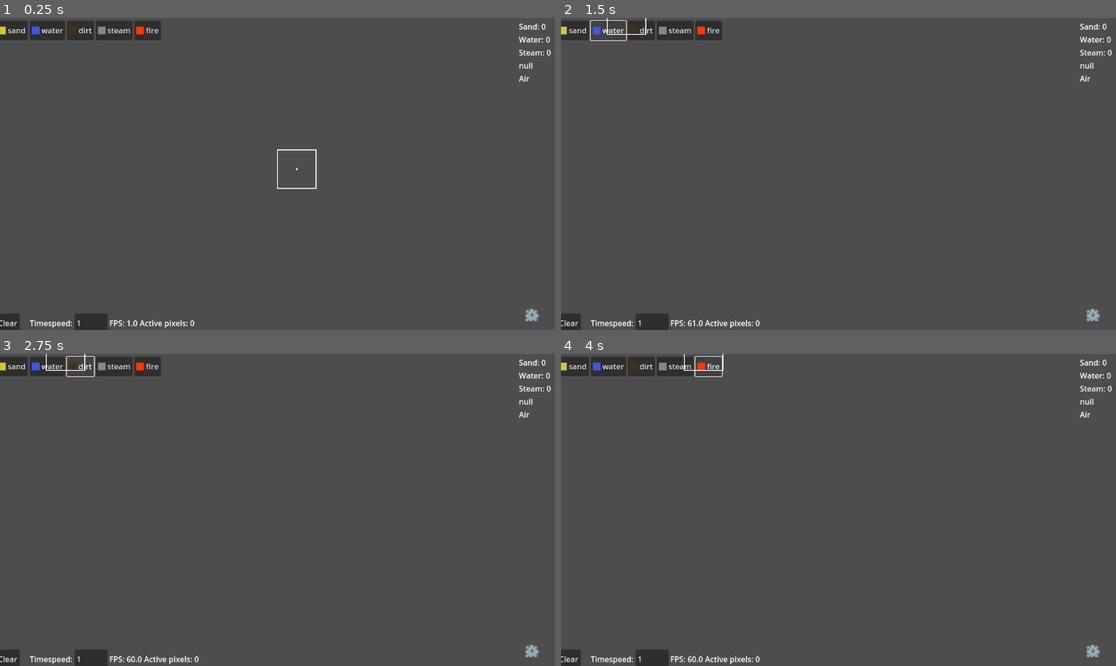
Above: before the commit, frames 1-4 (two rows, left to right).
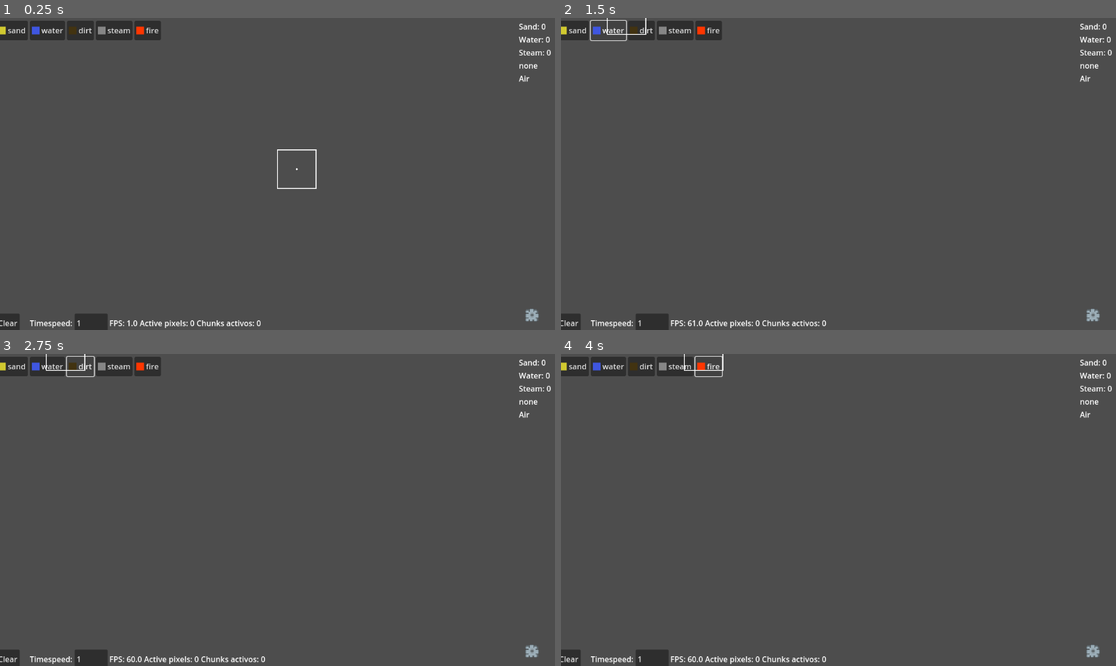
Above: after the commit, the same moments.

Repository: Abunanapro/Celullular-Automaton-Godot
Game: Godot game, scene res://Scenes/Game.tscn
Same seed, same stepped clock (60 frames per second), same inputs: the game is played once before the commit and once after it.
Inputs:
- Up to frame 1 (0.25 s): no input
- Up to frame 2 (1.5 s): click "sand" at 0.5 s; click "water" at 1.25 s
- Up to frame 3 (2.75 s): click "dirt" at 2 s
- Up to frame 4 (4 s): click "steam" at 2.75 s; click "fire" at 3.5 s

The runs differ from the first frame. In frame 1, 0.1% of the frame differs, in the area x 35-97%, y 14-99%; in frame 2, 0.1%; in frame 3, 0.1%; in frame 4, 0.1%.

Commit message:
Made my own grid
every game tick it syncs tilemap to grid

Diff:
--- a/Scenes/Game.tscn
+++ b/Scenes/Game.tscn
@@ -237,6 +237,10 @@
 layout_mode = 2
 text = "Pixels:"
 
+[node name="activechunks" type="Label" parent="CanvasLayer/UI/MarginContainer3/HBoxContainer"]
+layout_mode = 2
+text = "Chunks:"
+
 [node name="MarginContainer4" type="MarginContainer" parent="CanvasLayer/UI"]
 layout_mode = 1
 anchors_preset = 3
--- a/Scripts/sandsystem.gd
+++ b/Scripts/sandsystem.gd
@@ -26,6 +26,7 @@
 const FIRE_EXTINGUISH_ON_WATER = true
 #------
 var grid: Dictionary = {}
+var dirty_cells: Dictionary = {}
 var temperature_map: Dictionary = {}
 var active_chunks: Dictionary = {}
 var next_active_chunks: Dictionary = {}
@@ -106,7 +107,18 @@
 		grid.erase(cell)
 	else:
 		grid[cell] = {"id": id, "alt": alt}
-
+	dirty_cells[cell] = true
+
+#this will run on our main thread and it will "paint" our tilemap
+func sync_tilemap()->void:
+	for cell in dirty_cells.keys():
+		if grid.has(cell):
+			#cell with smth
+			tilemap.set_cell(cell, grid[cell]["id"], Vector2i(0,0), grid[cell]["alt"])
+		else:
+			# emptyed cell
+			tilemap.set_cell(cell, -1)
+	dirty_cells.clear()
 
 func _ready() -> void:
 
@@ -131,6 +143,7 @@
 var scale_val=4.0/10.0
 # Called every frame. 'delta' is the elapsed time since the previous frame.
 func _process(delta: float) -> void:
+
 	if holding and not Input.is_mouse_button_pressed(MOUSE_BUTTON_LEFT) or holdingDelete and not Input.is_mouse_button_pressed(MOUSE_BUTTON_RIGHT):
 		holding = false
 		holdingDelete=false
@@ -139,10 +152,10 @@
 	if temperature_map.get(tilemap.local_to_map(tilemap.to_local(get_viewport().get_mouse_position()))):
 		tempselectedLabel.text=str(temperature_map.get(tilemap.local_to_map(tilemap.to_local(get_viewport().get_mouse_position()))))+"Cº"
 	else:
-		tempselectedLabel.text="null"
-
-	if tilemap.get_cell_source_id(tilemap.local_to_map(tilemap.to_local(get_viewport().get_mouse_position()))):
-		selectedmaterialLabel.text=str(MaterialNames[tilemap.get_cell_source_id(tilemap.local_to_map(tilemap.to_local(get_viewport().get_mouse_position())))])
+		tempselectedLabel.text="none"
+
+	if grid_get_id(tilemap.local_to_map(tilemap.to_local(get_viewport().get_mouse_position()))):
+		selectedmaterialLabel.text=str(MaterialNames[grid_get_id(tilemap.local_to_map(tilemap.to_local(get_viewport().get_mouse_position())))])
 	else:
 		selectedmaterialLabel.text="null"
 
@@ -157,6 +170,8 @@
 		timer.start()
 	if $"../CanvasLayer/UI/MarginContainer3/HBoxContainer/clear".button_pressed==true:
 		tilemap.clear()
+		grid.clear()
+		temperature_map.clear()
 	#Settings Menu Scripts
 	if settingsbutton.button_pressed and not settings_was_pressed:
 		settingsmenu.visible = !settingsmenu.visible
@@ -183,13 +198,16 @@
 		var mouse_pos = get_viewport().get_mouse_position()
 		var tilexy = tilemap.local_to_map(tilemap.to_local(mouse_pos))
 		var offset = floor(brush_size / 2.0)
-		tilemap.set_cell(tilexy, brush, Vector2i(0, 0))
+		grid_set(tilexy, brush,0)
 		temperature_map[tilexy] = brushtemp
 		for n in brush_size:
 			for i in brush_size:
 				var pos = tilexy + Vector2i(n - offset, i - offset)
-				tilemap.set_cell(pos, brush,Vector2i(0,0) ,randi_range(0, 3))
-				temperature_map[pos] = brushtemp
+				grid_set(pos, brush ,randi_range(0, 3))
+				if brushtemp != 0:
+					temperature_map[pos] = brushtemp
+				else:
+					temperature_map.erase(pos)
 				wake_cell(pos)
 
 	# WASD pan
@@ -198,7 +216,10 @@
 	if dir != Vector2.ZERO:
 		tilemap.position += dir.normalized() * pan_speed * delta
 
-
+	#------
+	#Extremly important function
+	sync_tilemap()
+	#------
 
 func updatebrush():
 	brush_size=brushsizeslider.value
@@ -224,6 +245,7 @@
 		lastmaterialbrush=ID_FIRE
 	if delete==true:
 		brush=-1
+		brushtemp=0
 
 
 func _input(event:InputEvent) -> void:
@@ -242,11 +264,11 @@
 
 			updatebrush()
 			wake_cell(tilexy)
-			tilemap.set_cell(tilexy,brush,Vector2i(0,0))
+			grid_set(tilexy,brush,0)
 
 		if event.button_index == MOUSE_BUTTON_RIGHT:
 			holdingDelete = event.pressed
-			tilemap.set_cell(tilexy,brush,Vector2i(-1,-1))
+			grid_set(tilexy,brush,0)
 			wake_cell(tilexy)
 			delete=true
 			updatebrush()
@@ -287,11 +309,10 @@
 # Moves a material from `from` to `to`, carrying its temperature with it.
 #
 func move_material(from: Vector2i, to: Vector2i, id: int, alt_tile: int) -> void:
-	tilemap.set_cell(to, id, Vector2i(0, 0), alt_tile)
+	grid_set(to, id, alt_tile)
 	temperature_map[to] = temperature_map.get(from, 20)
-	tilemap.set_cell(from, -1)
+	grid_set(from, -1, 0)
 	temperature_map.erase(from)
-
 	wake_cell(from)
 	wake_cell(to)
 
@@ -299,15 +320,15 @@
 # Swaps two materials' tiles AND their temperatures.
 # usefull for temperature
 func swap_material(a: Vector2i, b: Vector2i) -> void:
-	var a_id = tilemap.get_cell_source_id(a)
-	var a_alt = tilemap.get_cell_alternative_tile(a)
-	var b_id = tilemap.get_cell_source_id(b)
-	var b_alt = tilemap.get_cell_alternative_tile(b)
+	var a_id = grid_get_id(a)
+	var a_alt = grid_get_alt(a)
+	var b_id = grid_get_id(b)
+	var b_alt =grid_get_alt(b)
 	var a_temp = temperature_map.get(a, 20)
 	var b_temp = temperature_map.get(b, 20)
 
-	tilemap.set_cell(a, b_id, Vector2i(0, 0), b_alt)
-	tilemap.set_cell(b, a_id, Vector2i(0, 0), a_alt)
+	grid_set(a, b_id, b_alt)
+	grid_set(b, a_id, a_alt)
 	temperature_map[a] = b_temp
 	temperature_map[b] = a_temp
 
@@ -317,49 +338,49 @@
 
 func simulate_powder(cell: Vector2i, ID: int, dir: Vector2i, ProccesedCells: Dictionary) -> void:
 	var density = DensityList[ID - 1]
-	var variation = tilemap.get_cell_alternative_tile(cell)
-
-	var fwd = cell + dir                          # straight ahead (e.g. directly below)
-	var diag_left = cell + dir + Vector2i(-1, 0)   # ahead-and-left (e.g. down-left)
-	var diag_right = cell + dir + Vector2i(1, 0)   # ahead-and-right (e.g. down-right)
-	var side_left = cell + Vector2i(-1, 0)         # directly beside, same row (used as a "clearance check")
+	var variation = grid_get_alt(cell)
+
+	var fwd = cell + dir                          # straight ahead
+	var diag_left = cell + dir + Vector2i(-1, 0)   # ahead-and-left
+	var diag_right = cell + dir + Vector2i(1, 0)   # ahead-and-right
+	var side_left = cell + Vector2i(-1, 0)         # side
 	var side_right = cell + Vector2i(1, 0)
 	#case 1 just falling without being blocked by anything
-	if tilemap.get_cell_source_id(fwd)==-1 and not ProccesedCells.has(fwd) and not ProccesedCells.has(cell):
+	if grid_get_id(fwd)==-1 and not ProccesedCells.has(fwd) and not ProccesedCells.has(cell):
 		move_material(cell,fwd,ID,variation)
 		ProccesedCells[cell]=true
 		ProccesedCells[fwd]=true
 		return
 	#case 2 where we want to move to is occupied by something LESS dense
-	if tilemap.get_cell_source_id(fwd)!=-1 and DensityList[tilemap.get_cell_source_id(fwd) - 1]< density and not ProccesedCells.has(fwd) and not ProccesedCells.has(cell):
+	if grid_get_id(fwd)!=-1 and DensityList[grid_get_id(fwd) - 1]< density and not ProccesedCells.has(fwd) and not ProccesedCells.has(cell):
 		swap_material(cell,fwd)
 		ProccesedCells[cell]=true
 		ProccesedCells[fwd]=true
 		return
 	#case 3 where we want to move to is occupuied by a denser or same density material
 	if randi_range(0, 1) == 1:
-		if tilemap.get_cell_source_id(diag_left) == -1 and tilemap.get_cell_source_id(side_left) == -1 and not ProccesedCells.has(diag_left) and not ProccesedCells.has(cell):
+		if grid_get_id(diag_left) == -1 and grid_get_id(side_left) == -1 and not ProccesedCells.has(diag_left) and not ProccesedCells.has(cell):
 			move_material(cell, diag_left, ID, variation)
 			ProccesedCells[cell] = true
 			ProccesedCells[diag_left] = true
 			return
 			#try to swap lighter materials that are on our diag left
-		if tilemap.get_cell_source_id(side_left) != -1 and tilemap.get_cell_source_id(diag_left) != -1 and DensityList[tilemap.get_cell_source_id(side_left) - 1] != null and DensityList[tilemap.get_cell_source_id(diag_left) - 1] != null:
-			if DensityList[tilemap.get_cell_source_id(diag_left) - 1] < density and DensityList[tilemap.get_cell_source_id(side_left) - 1] < density and not ProccesedCells.has(cell) and not ProccesedCells.has(diag_left):
+		if grid_get_id(side_left) != -1 and grid_get_id(diag_left) != -1 and DensityList[grid_get_id(side_left) - 1] != null and DensityList[grid_get_id(diag_left) - 1] != null:
+			if DensityList[grid_get_id(diag_left) - 1] < density and DensityList[grid_get_id(side_left) - 1] < density and not ProccesedCells.has(cell) and not ProccesedCells.has(diag_left):
 				swap_material(cell, diag_left)
 				ProccesedCells[cell] = true
 				ProccesedCells[diag_left] = true
 				return
 
 	else:
-		if tilemap.get_cell_source_id(diag_right) == -1 and tilemap.get_cell_source_id(side_right) == -1 and not ProccesedCells.has(cell) and not ProccesedCells.has(diag_right):
+		if grid_get_id(diag_right) == -1 and grid_get_id(side_right) == -1 and not ProccesedCells.has(cell) and not ProccesedCells.has(diag_right):
 			move_material(cell, diag_right, ID, variation)
 			ProccesedCells[cell] = true
 			ProccesedCells[diag_right] = true
 			return
 		#try to swap lighter materials that are on our diag right
-		if tilemap.get_cell_source_id(side_right) != -1 and tilemap.get_cell_source_id(diag_right) != -1 and DensityList[tilemap.get_cell_source_id(side_right) - 1] != null and DensityList[tilemap.get_cell_source_id(diag_right) - 1] != null:
-			if DensityList[tilemap.get_cell_source_id(diag_right) - 1] < density and DensityList[tilemap.get_cell_source_id(side_right) - 1] < density and not ProccesedCells.has(cell) and not ProccesedCells.has(diag_right):
+		if grid_get_id(side_right) != -1 and grid_get_id(diag_right) != -1 and DensityList[grid_get_id(side_right) - 1] != null and DensityList[grid_get_id(diag_right) - 1] != null:
+			if DensityList[grid_get_id(diag_right) - 1] < density and DensityList[grid_get_id(side_right) - 1] < density and not ProccesedCells.has(cell) and not ProccesedCells.has(diag_right):
 				swap_material(cell, diag_right)
 				ProccesedCells[cell] = true
 				ProccesedCells[diag_right] = true
@@ -371,17 +392,17 @@
 func simulate_fluid(cell: Vector2i, ID: int, dir: Vector2i, ProccesedCells: Dictionary) -> void:
 	var density = DensityList[ID - 1]
 	var dispersion = DispersionList[ID - 1] # how many tiles sideways this material can "look" for a gap
-	var variation = tilemap.get_cell_alternative_tile(cell)
+	var variation = grid_get_alt(cell)
 	var fwd = cell + dir # the cell directly in the preferred direction (down for water, up for steam)
 
 	#Case 1 just moving when nothing is blocking
-	if tilemap.get_cell_source_id(fwd)==-1 and not ProccesedCells.has(cell) and not ProccesedCells.has(fwd):
+	if grid_get_id(fwd)==-1 and not ProccesedCells.has(cell) and not ProccesedCells.has(fwd):
 		move_material(cell,fwd,ID,variation)
 		ProccesedCells[cell] = true
 		ProccesedCells[fwd] = true
 		return
 	#Case 2 the cell where we want to move to is occupied by something less dense than our material
-	if tilemap.get_cell_source_id(fwd) != -1 and DensityList[tilemap.get_cell_source_id(fwd) - 1] < density and not ProccesedCells.has(cell) and not ProccesedCells.has(fwd):
+	if grid_get_id(fwd) != -1 and DensityList[grid_get_id(fwd) - 1] < density and not ProccesedCells.has(cell) and not ProccesedCells.has(fwd):
 		swap_material(cell, fwd)
 		ProccesedCells[cell] = true
 		ProccesedCells[fwd] = true
@@ -390,8 +411,8 @@
 	var d = 1 if randi_range(0, 1) == 1 else -1 #outputs a random number 1 or -1, that later becomes the direction
 	var target=null
 	for x in range(1,dispersion):
-		if tilemap.get_cell_source_id(cell+Vector2i(d*x,0))!=-1 : #check if cell not empty
-			if DensityList[tilemap.get_cell_source_id(cell+Vector2i(d*x,0))-1]>density :
+		if grid_get_id(cell+Vector2i(d*x,0))!=-1 : #check if cell not empty
+			if DensityList[grid_get_id(cell+Vector2i(d*x,0))-1]>density :
 					target=cell+Vector2i(d*x-d,0)
 					break
 		if x==dispersion-1:
@@ -399,13 +420,13 @@
 	#case 3.1 we found our target and we move to it
 
 	if randi_range(0,1)==1:
-		if target!=null and not ProccesedCells.has(cell) and not ProccesedCells.has(target) and tilemap.get_cell_source_id(target)==-1:
+		if target!=null and not ProccesedCells.has(cell) and not ProccesedCells.has(target) and grid_get_id(target)==-1:
 			move_material(cell, target, ID, variation)
 			ProccesedCells[cell] = true
 			ProccesedCells[target] = true
 	#case 3.2 we found no target so we move sideways
 	else:
-		if tilemap.get_cell_source_id(cell + Vector2i(-d, 0)) == -1 and not ProccesedCells.has(cell) and not ProccesedCells.has(cell + Vector2i(-d, 0)):
+		if grid_get_id(cell + Vector2i(-d, 0)) == -1 and not ProccesedCells.has(cell) and not ProccesedCells.has(cell + Vector2i(-d, 0)):
 			move_material(cell, cell + Vector2i(-d, 0), ID, variation)
 			ProccesedCells[cell] = true
 			ProccesedCells[cell + Vector2i(-d, 0)] = true
@@ -419,7 +440,7 @@
 
 
 func _on_timer_timeout() -> void:
-	print("Chunks activos: ", active_chunks.size())
+	$"../CanvasLayer/UI/MarginContainer3/HBoxContainer/activechunks".text=str("Chunks activos: ", active_chunks.size())
 	updateslabel.text=("Active pixels: "+str(updates))
 	updates=0
 	var ProccesedCells = {} #this just prevents cells from overwiring
@@ -434,7 +455,7 @@
 				var cell = Vector2i(initial_x + x, initial_y + y)
 				if ProccesedCells.has(cell):
 					continue #skip already proccesed cells
-				match tilemap.get_cell_source_id(cell):
+				match grid_get_id(cell):
 					ID_SAND:
 						simulate_powder(cell,ID_SAND,Vector2i(0,1),ProccesedCells)
 						SandUpdates=SandUpdates+1
@@ -450,6 +471,7 @@
 						SteamUpdates=SteamUpdates+1
 	active_chunks = next_active_chunks
 	next_active_chunks = {}
+	sync_tilemap()
 	#
 	#var cells:Array
 	#
